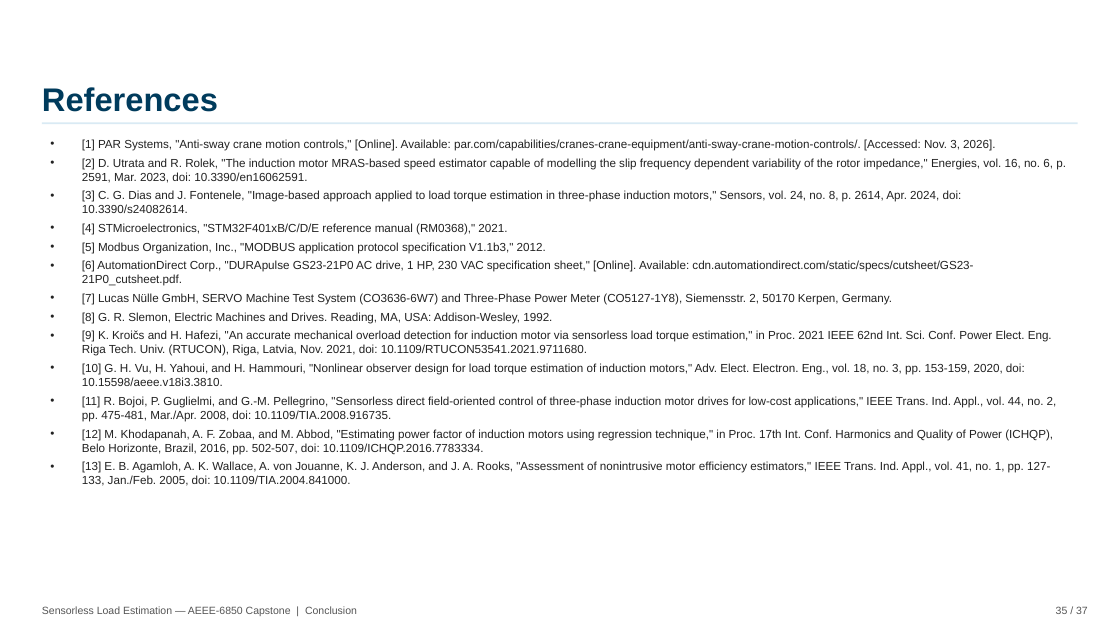
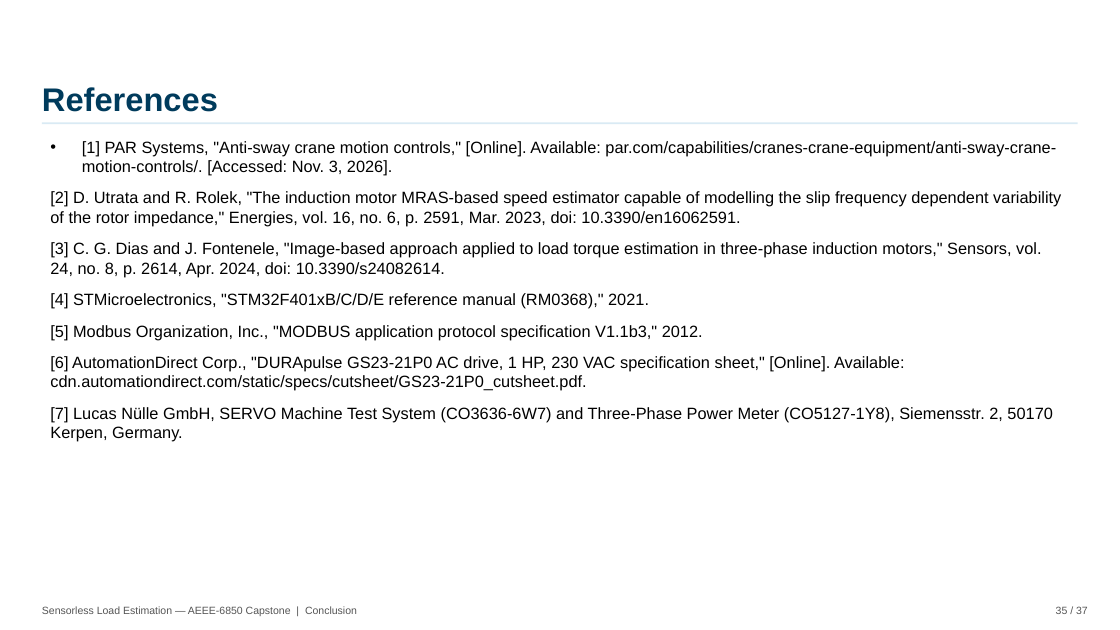
Before and after one commit to David-4529/Capstone, a slide deck: slide 36 of docs/paper/Sensorless_Load_Estimation_Deck_Rev17.pptx (slide 35 before the commit). Drawn at 1120x630 pixels with LibreOffice and Linux fonts; fonts in the diff are those of the drawing; background and template pictures are left out. Boxes give left, top, right and bottom in pixels: in the first picture for what was removed or moved away, otherwise in the second. Text is boxed around its words. In the diff, an @@ line names an element or a change of style, - is before the commit and + after.

```diff
--- a/docs/paper/Sensorless_Load_Estimation_Deck_Rev17.pptx
+++ b/docs/paper/Sensorless_Load_Estimation_Deck_Rev17.pptx
@@ text "[1] PAR Systems, "Anti-sway crane ..." at [50, 141, 1061, 442]: size 10 to 14 pt, text colour #222222 to #000000; more space between paragraphs; bullet • to none @@
@@ text at [82, 312, 1057, 486]: paragraphs removed @@
-• [8] G. R. Slemon, Electric Machines and Drives. Reading, MA, USA: Addison-Wesley, 1992.
-• [9] K. Kroičs and H. Hafezi, "An accurate mechanical overload detection for induction motor via sensorless load torque estimation," in Proc. 2021 IEEE 62nd Int. Sci. Conf. Power Elect. Eng. Riga Tech. Univ. (RTUCON), Riga, Latvia, Nov. 2021, doi: 10.1109/RTUCON53541.2021.9711680.
-• [10] G. H. Vu, H. Yahoui, and H. Hammouri, "Nonlinear observer design for load torque estimation of induction motors," Adv. Elect. Electron. Eng., vol. 18, no. 3, pp. 153-159, 2020, doi: 10.15598/aeee.v18i3.3810.
-• [11] R. Bojoi, P. Guglielmi, and G.-M. Pellegrino, "Sensorless direct field-oriented control of three-phase induction motor drives for low-cost applications," IEEE Trans. Ind. Appl., vol. 44, no. 2, pp. 475-481, Mar./Apr. 2008, doi: 10.1109/TIA.2008.916735.
-• [12] M. Khodapanah, A. F. Zobaa, and M. Abbod, "Estimating power factor of induction motors using regression technique," in Proc. 17th Int. Conf. Harmonics and Quality of Power (ICHQP), Belo Horizonte, Brazil, 2016, pp. 502-507, doi: 10.1109/ICHQP.2016.7783334.
-• [13] E. B. Agamloh, A. K. Wallace, A. von Jouanne, K. J. Anderson, and J. A. Rooks, "Assessment of nonintrusive motor efficiency estimators," IEEE Trans. Ind. Appl., vol. 41, no. 1, pp. 127-133, Jan./Feb. 2005, doi: 10.1109/TIA.2004.841000.
```
Also in this commit, not shown: 2 slides added.
